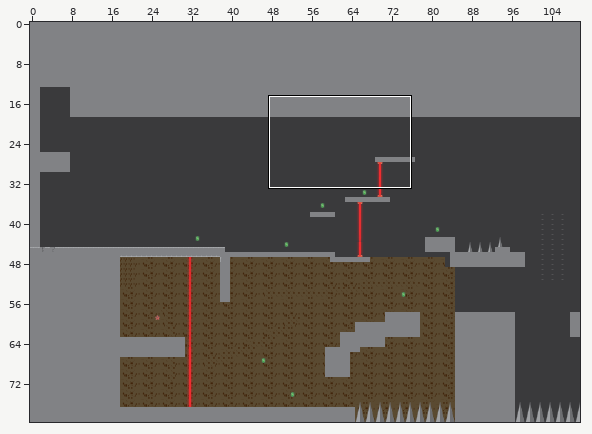
Tiled map (JSON) -- assets/Tilemaps/Map2.json. The picture above shows the old version from afar; the outline marks the close-up.
Close-up. As it was:
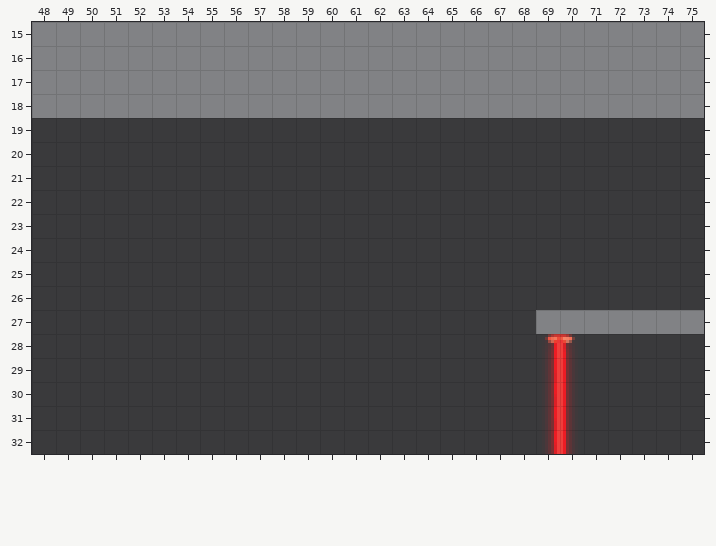
Cells are 8x8 px. Shown: x 48..75, y 15..32. The commit also changed other parts of the map, which this record leaves out.
The same view after the edit:
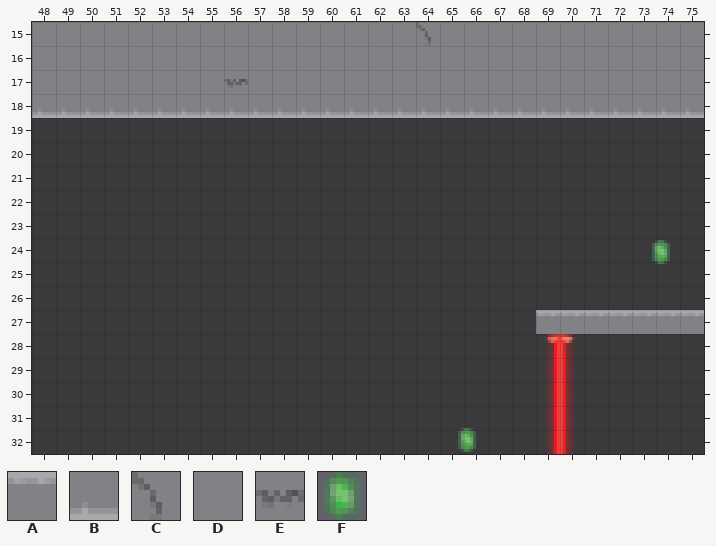
Key: from "tileset1": A 0, B 1, C 2, D 3, E 11 turned 90, F 30.
_ is an empty cell, . an unchanged one.
Objects are placed by their top-left corner, in cells (3,4 is the top-left corner of cell 3,4); size is 1x1 cell unless given.
From old to new:
--- layer "Objects"
-(outside this view)
+F at 73.7,24.1
-(outside this view)
+F at 65.6,31.9
--- layer "Terrain"
@@ x 64..64 @@
-15 D
+15 C
@@ x 48..75 @@
-17 ........D...................
-18 DDDDDDDDDDDDDDDDDDDDDDDDDDDD
+17 ........E...................
+18 BBBBBBBBBBBBBBBBBBBBBBBBBBBB
@@ x 69..75 @@
-27 DDDDDDD
+27 AAAAAAA
